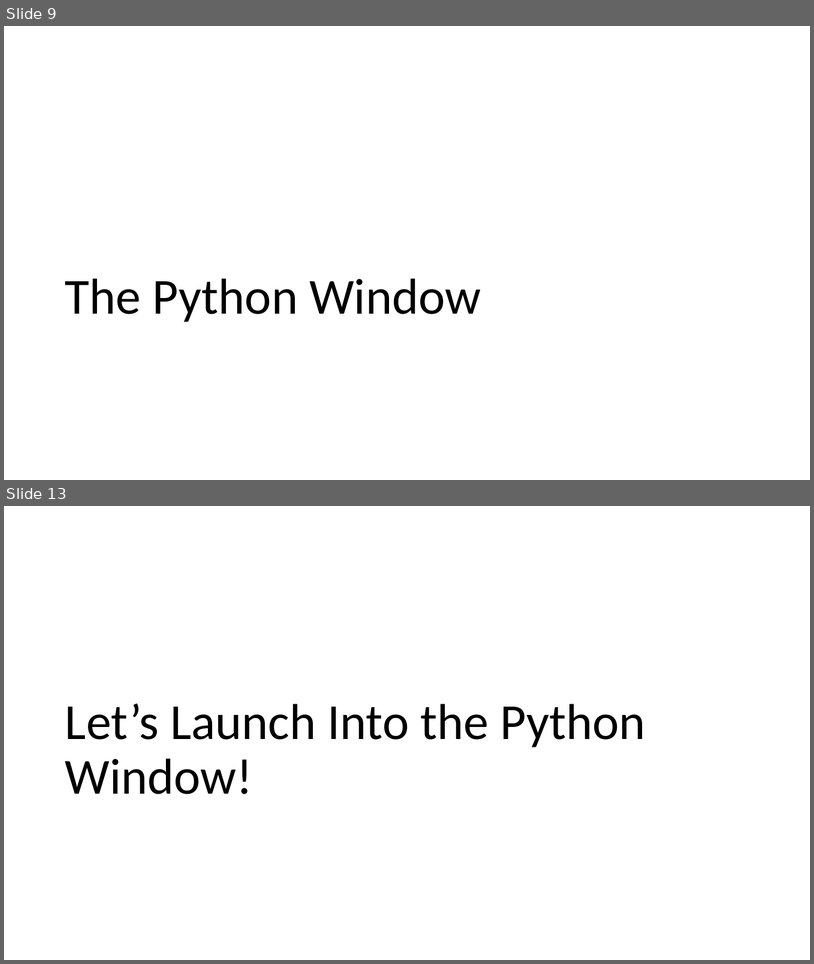
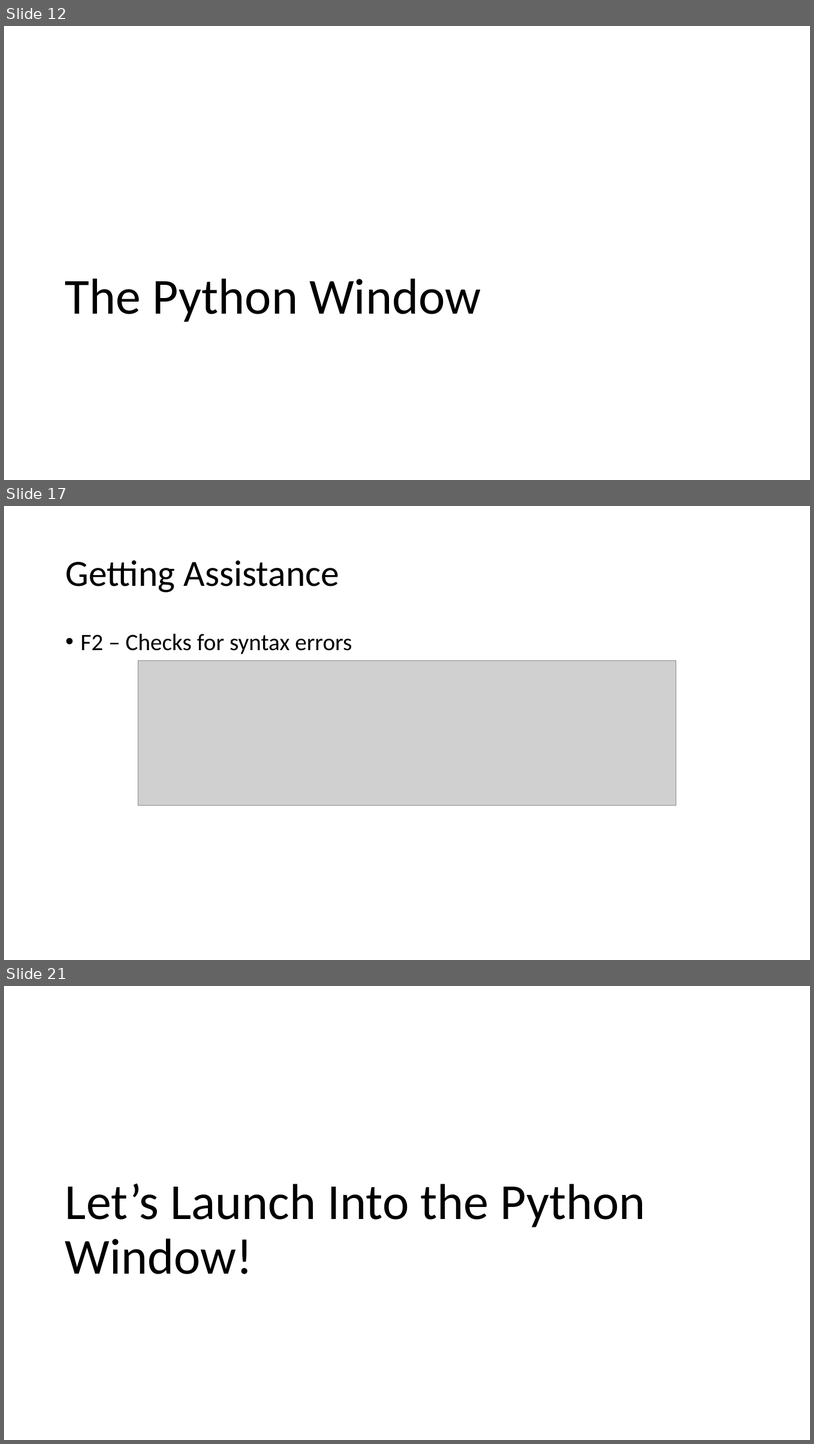
Before and after one commit to gbrunner/programming-for-gis-and-rs, a slide deck: Week_2/Lecture_1_Geoprocessing_and_Python_Window.pptx. Shown one above the other, each under a label of ours: slides 9 and 13 before the commit, slides 12, 17 and 21 after it; the slides between them are not shown. The pictures are 814x964 and 814x1444 pixels, drawn with LibreOffice and Linux fonts; fonts in the diff are those of the drawing; grey boxes stand for pictures. Boxes give left, top, right and bottom in pixels: in the first picture for what was removed or moved away, otherwise in the second. Text is boxed around its words. In the diff, an @@ line names an element or a change of style, - is before the commit and + after.

```diff
--- a/Week_2/Lecture_1_Geoprocessing_and_Python_Window.pptx
+++ b/Week_2/Lecture_1_Geoprocessing_and_Python_Window.pptx
@@ slide 17 added at (4, 506, 810, 960), background #FFFFFF @@
@@ title added at (65, 560, 340, 592), 44 pt, text #000000 @@
+Getting Assistance
@@ text added at (81, 633, 352, 654), 28 pt, text #000000 @@
+• F2 – Checks for syntax errors
@@ picture added at (138, 660, 677, 805) @@
@@ what was slide 9 is now slide 12 @@
@@ what was slide 13 is now slide 21 @@
```
Also in this commit, not shown: 7 slides changed, 9 other slides added, 3 slides removed, 1 other file.
